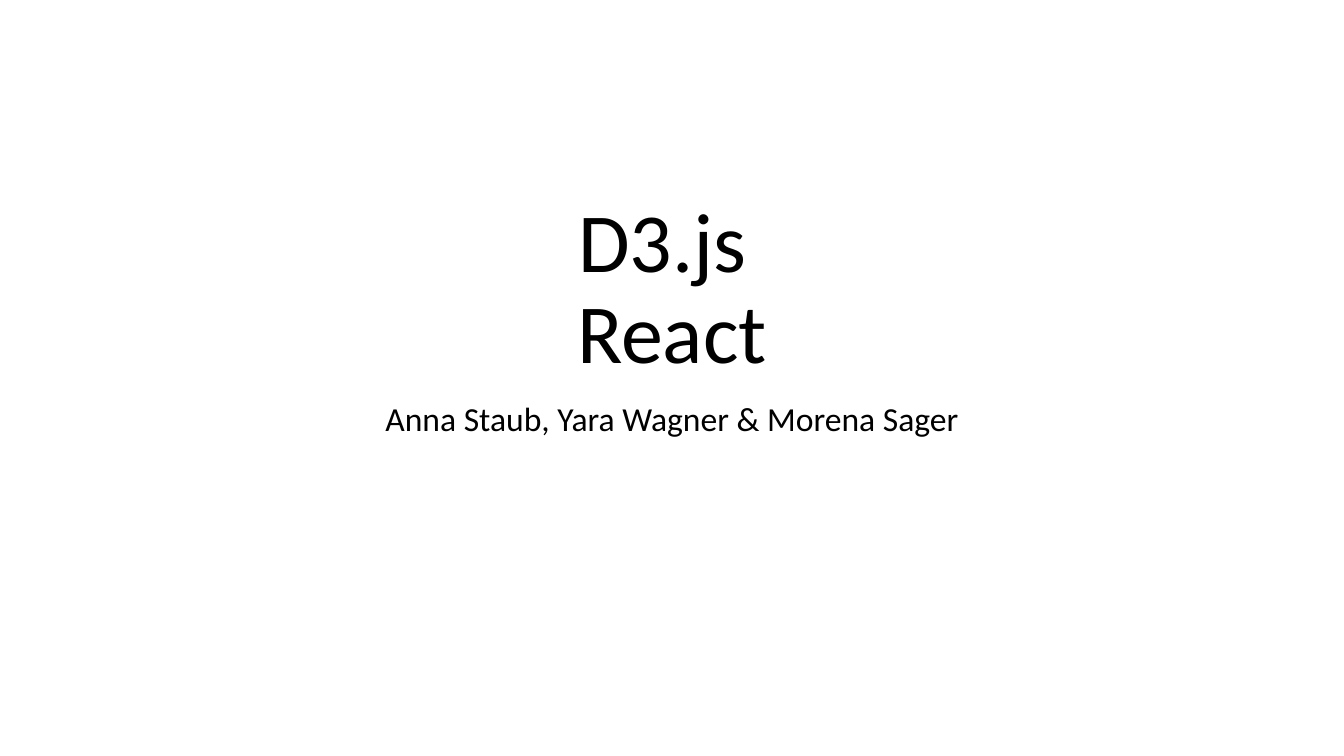
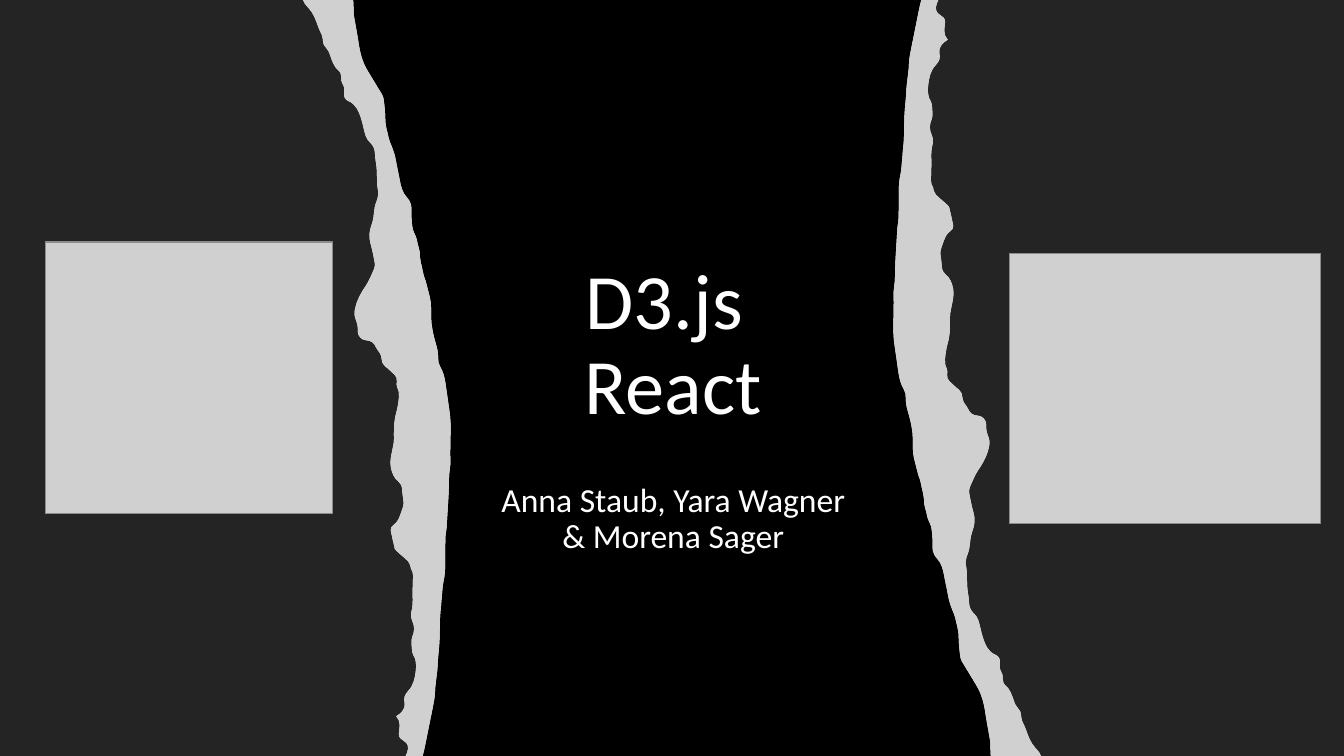
Before and after one commit to anna-staub/leiterlispiel, a slide deck: slide 1 of documents/JavaScript_Libraries/Gruppe_C_Praesentation_JSLibraries.pptx. Drawn at 1344x756 pixels with LibreOffice and Linux fonts; fonts in the diff are those of the drawing; grey boxes stand for pictures. Boxes give left, top, right and bottom in pixels: in the first picture for what was removed or moved away, otherwise in the second. Text is boxed around its words. In the diff, an @@ line names an element or a change of style, - is before the commit and + after.

```diff
--- a/documents/JavaScript_Libraries/Gruppe_C_Praesentation_JSLibraries.pptx
+++ b/documents/JavaScript_Libraries/Gruppe_C_Praesentation_JSLibraries.pptx
@@ rectangle added at [0, 0, 1344, 756], fill #000000 @@
@@ group added at [0, 0, 451, 756]: 3 freeform shapes, 1 picture @@
@@ group added at [893, 0, 1344, 756]: 3 freeform shapes, 1 picture @@
@@ title "D3.js React": place and size @@
-title "D3.js React" at [577, 214, 767, 364]
+title "D3.js React" at [585, 275, 762, 415]
@@ title "D3.js React" at [585, 275, 762, 415]: size 60 to 56 pt, text colour #000000 to #FFFFFF @@
@@ picture added at [45, 242, 332, 514] @@
@@ picture added at [1010, 254, 1321, 524] @@
@@ subtitle "Anna Staub, Yara Wagner & ...": place and size @@
-subtitle "Anna Staub, Yara Wagner & ..." at [385, 407, 958, 437]
+subtitle "Anna Staub, Yara Wagner & ..." at [501, 488, 845, 554]
@@ subtitle "Anna Staub, Yara Wagner & ..." at [501, 488, 845, 554]: text colour #000000 to #FFFFFF @@
```
Also in this commit, not shown: 8 other slides changed, 2 slides added, 1 slide removed, 3 other files.
